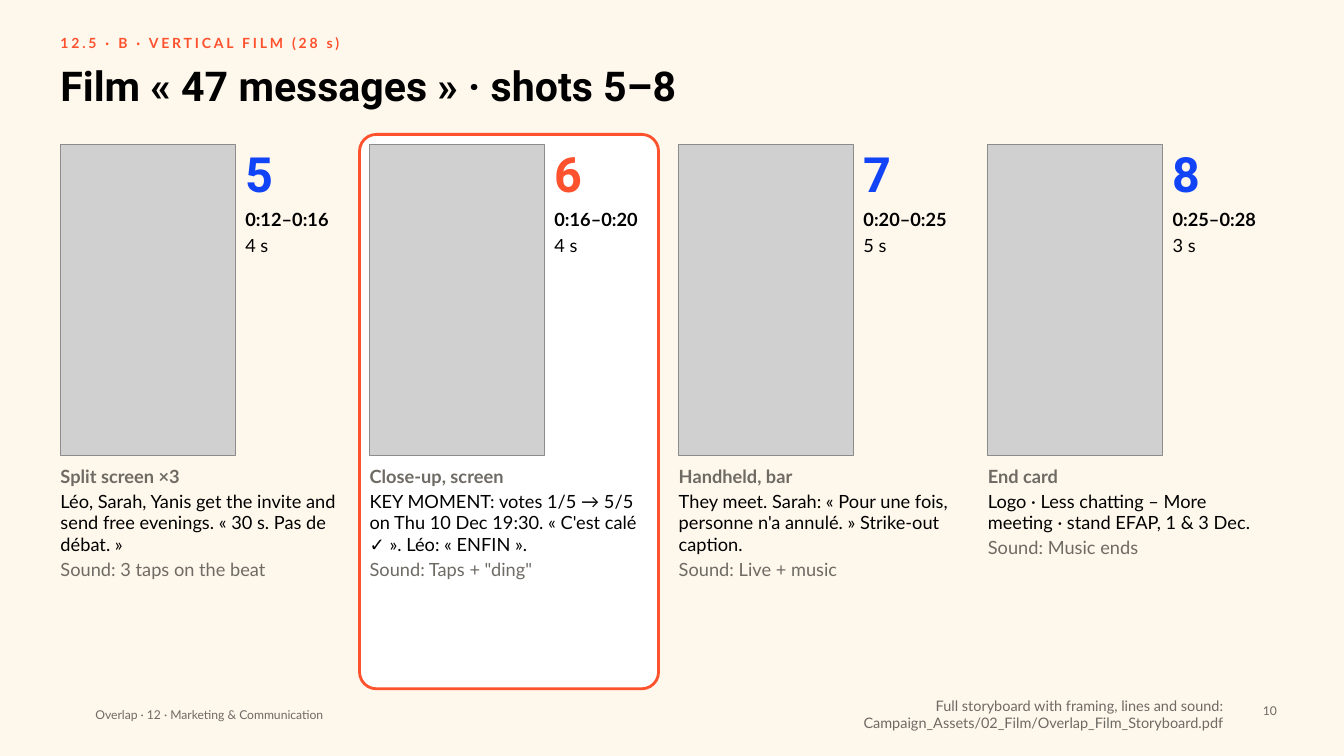
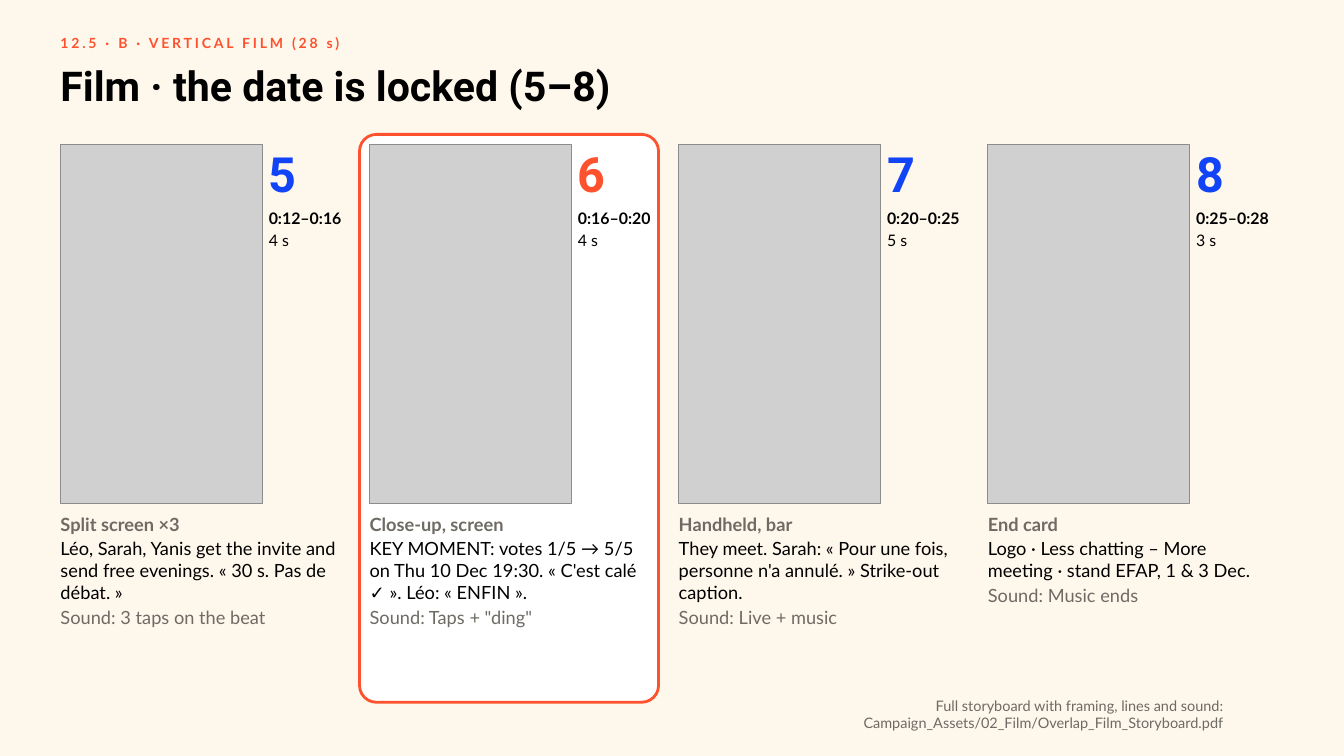
Before and after one commit to clemsnz/Unesco, a slide deck: slide 10 of Overlap_Campagne/Overlap_Marketing_Communication.pptx. Drawn at 1344x756 pixels with LibreOffice and Linux fonts; fonts in the diff are those of the drawing; grey boxes stand for pictures; background and template pictures are left out. Boxes give left, top, right and bottom in pixels: in the first picture for what was removed or moved away, otherwise in the second. Text is boxed around its words. In the diff, an @@ line names an element or a change of style, - is before the commit and + after.

```diff
--- a/Overlap_Campagne/Overlap_Marketing_Communication.pptx
+++ b/Overlap_Campagne/Overlap_Marketing_Communication.pptx
@@ title at [60, 68, 610, 110]: text changed @@
-Film « 47 messages » · shots 5–8
+Film · the date is locked (5–8)
@@ picture: place and size @@
-picture at [60, 144, 235, 455]
+picture at [60, 144, 262, 503]
@@ text "5": place and size @@
-text "5" at [245, 157, 273, 193]
+text "5" at [269, 157, 297, 193]
@@ rounded rectangle: place and size @@
-rounded rectangle at [360, 134, 659, 689]
+rounded rectangle at [360, 134, 659, 702]
@@ picture: place and size @@
-picture at [370, 144, 544, 455]
+picture at [370, 144, 571, 503]
@@ text "6": place and size @@
-text "6" at [554, 157, 582, 193]
+text "6" at [578, 157, 606, 193]
@@ picture: place and size @@
-picture at [679, 144, 853, 455]
+picture at [679, 144, 880, 503]
@@ text "7": place and size @@
-text "7" at [863, 157, 891, 192]
+text "7" at [887, 157, 915, 192]
@@ picture: place and size @@
-picture at [988, 144, 1163, 455]
+picture at [988, 144, 1189, 503]
@@ text "8": place and size @@
-text "8" at [1173, 157, 1201, 193]
+text "8" at [1196, 157, 1224, 193]
@@ text "0:12–0:16": place and size @@
-text "0:12–0:16" at [245, 212, 328, 252]
+text "0:12–0:16" at [269, 212, 342, 246]
@@ text "0:16–0:20": place and size @@
-text "0:16–0:20" at [554, 212, 637, 252]
+text "0:16–0:20" at [578, 212, 651, 246]
@@ text "0:20–0:25": place and size @@
-text "0:20–0:25" at [863, 212, 946, 252]
+text "0:20–0:25" at [887, 212, 960, 246]
@@ size 19.5 to 17 pt in 4 elements at [269, 212, 342, 246], [578, 212, 651, 246], [887, 212, 960, 246], [1196, 212, 1269, 246] @@
@@ text "0:25–0:28": place and size @@
-text "0:25–0:28" at [1173, 212, 1256, 252]
+text "0:25–0:28" at [1196, 212, 1269, 246]
@@ text "Split screen ×3": place and size @@
-text "Split screen ×3" at [60, 469, 335, 579]
+text "Split screen ×3" at [60, 517, 335, 627]
@@ text "Close-up, screen": place and size @@
-text "Close-up, screen" at [370, 469, 637, 580]
+text "Close-up, screen" at [370, 517, 637, 628]
@@ text "Handheld, bar": place and size @@
-text "Handheld, bar" at [679, 469, 948, 576]
+text "Handheld, bar" at [679, 517, 948, 624]
@@ text "End card": place and size @@
-text "End card" at [988, 469, 1250, 554]
+text "End card" at [988, 517, 1250, 602]
@@ text removed at [95, 710, 323, 721] @@
-Overlap · 12 · Marketing & Communication
@@ page number removed at [1263, 706, 1277, 715] @@
-10
```
Also in this commit, not shown: 21 other slides changed, 12 other files.
